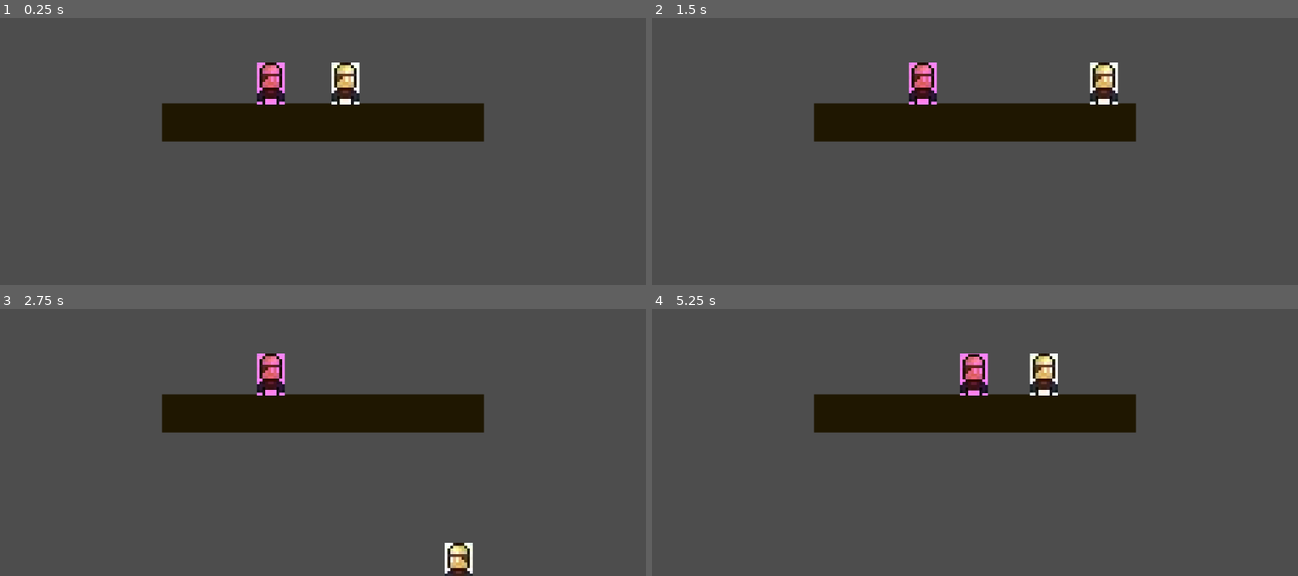
Above: before the commit, frames 1-4 (two rows, left to right).
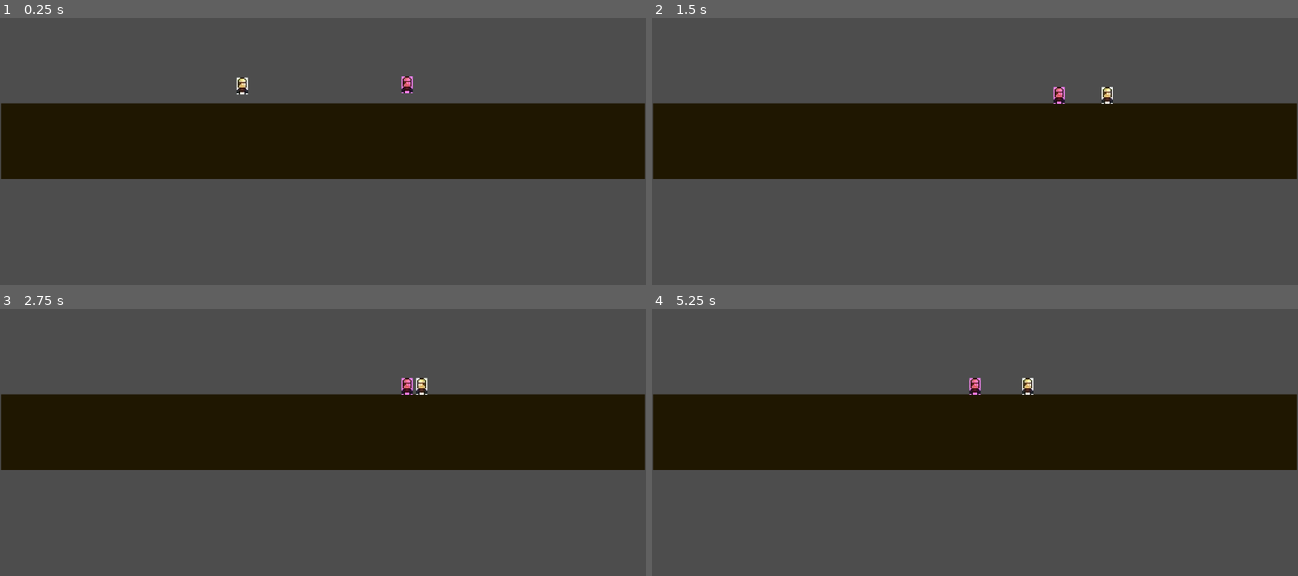
Above: after the commit, the same moments.

Repository: Darr3n2GG/Puzzle-Knights-2P-
Game: Godot game, scene res://Scenes/test_scene.tscn
Same seed, same stepped clock (60 frames per second), same inputs: the game is played once before the commit and once after it. The project has no main scene, so this scene is started directly.
Inputs:
- Up to frame 1 (0.25 s): no input
- Up to frame 2 (1.5 s): hold D (1Right) from 0.53 s (still down); tap W (1Up) at 0.77 s
- Up to frame 3 (2.75 s): tap W (1Up) at 1.52 s; release D (1Right) at 2.03 s; hold A (1Left) from 2.03 s (still down)
- Up to frame 4 (5.25 s): release A (1Left) at 2.78 s; hold D (1Right) 2.78-4.28 s; tap W (1Up) at 3.02, 3.77, 4.52 s; tap Enter at 4.25 s; hold A (1Left) 4.28-5.03 s; tap P (reset) at 5 s; hold D (1Right) from 5.03 s (still down)

The runs differ from the first frame. In frame 1, 23% of the frame differs, in the area x 0-100%, y 16-61%; in frame 2, 23%; in frame 3, 23%; in frame 4, 23%.

Commit message:
ver 0.11
added TO DO LIST

Diff:
--- a/Characters/Player 1/player_1.tscn
+++ b/Characters/Player 1/player_1.tscn
@@ -9,7 +9,6 @@
 height = 14.0
 
 [node name="Player 1" type="CharacterBody2D"]
-scale = Vector2(5, 5)
 script = ExtResource("1_cksij")
 controls = ExtResource("2_20owb")
 
--- a/Characters/Player 2/player_2.tscn
+++ b/Characters/Player 2/player_2.tscn
@@ -9,7 +9,6 @@
 height = 14.0
 
 [node name="Player 2" type="CharacterBody2D"]
-scale = Vector2(5, 5)
 script = ExtResource("1_r2uv7")
 controls = ExtResource("2_vh5gj")
 
--- a/Scenes/test_scene.tscn
+++ b/Scenes/test_scene.tscn
@@ -9,9 +9,10 @@
 [node name="floor" parent="." instance=ExtResource("1_d2xbe")]
 
 [node name="Player 1" parent="." instance=ExtResource("2_evenl")]
-position = Vector2(40, -52)
+position = Vector2(-72, -48)
 
 [node name="Player 2" parent="." instance=ExtResource("3_p0u6q")]
-position = Vector2(-93, -62)
+position = Vector2(75, -49)
 
 [node name="Camera2D" type="Camera2D" parent="."]
+zoom = Vector2(2, 2)
Not shown, added: TODOLIST.txt
